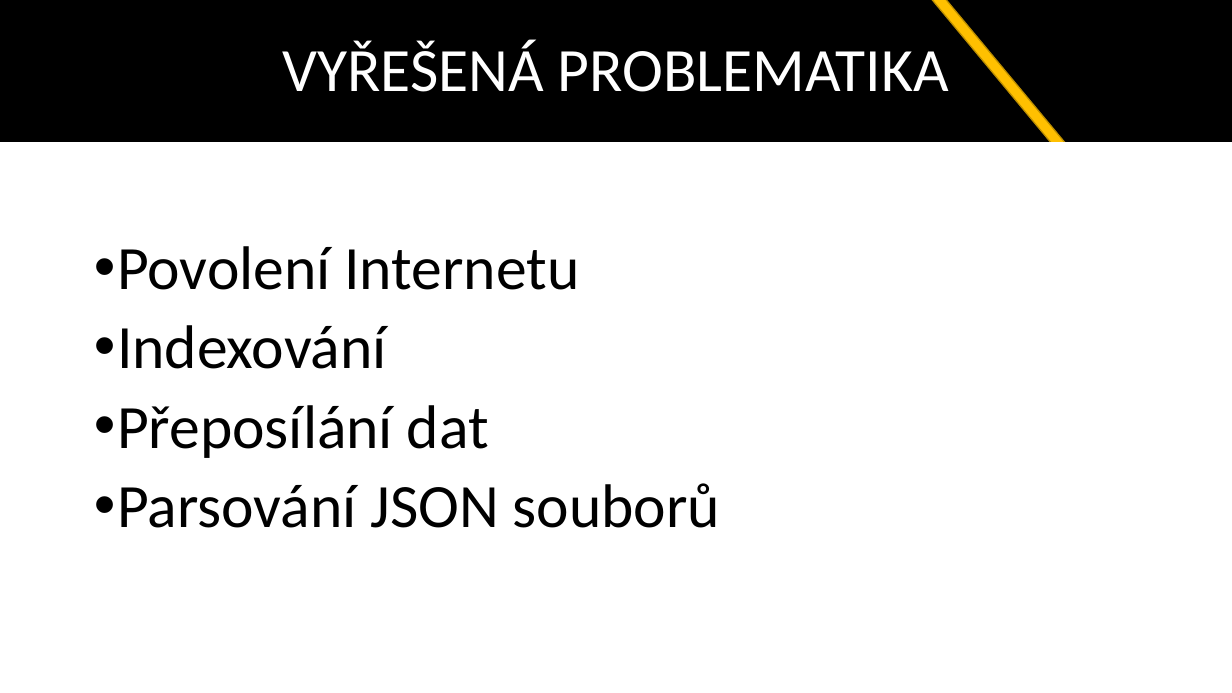
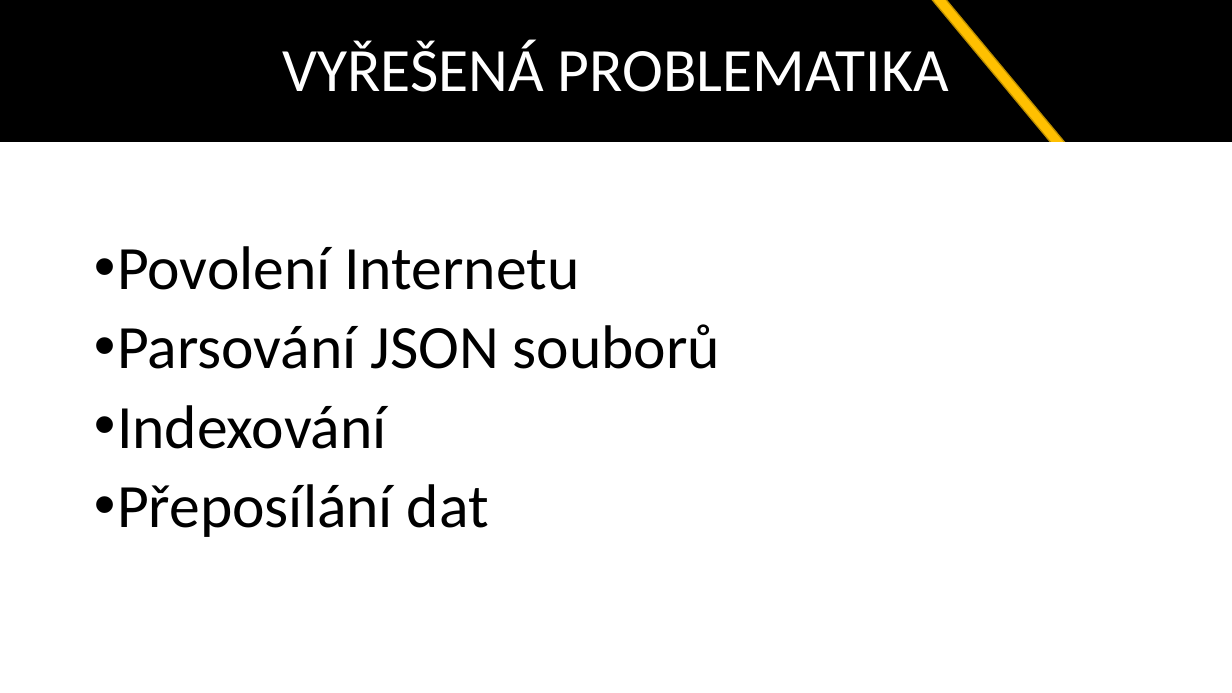
Before and after one commit to it1508/zaverecny, a slide deck: slide 4 of Warframe Codex.pptx. Drawn at 1232x693 pixels with LibreOffice and Linux fonts; fonts in the diff are those of the drawing. Boxes give left, top, right and bottom in pixels: in the first picture for what was removed or moved away, otherwise in the second. Text is boxed around its words. In the diff, an @@ line names an element or a change of style, - is before the commit and + after.

```diff
--- a/Warframe Codex.pptx
+++ b/Warframe Codex.pptx
@@ text at (117,324,720,369): paragraph added @@
+• Parsování JSON souborů
@@ text at (117,483,720,528): paragraph removed @@
-• Parsování JSON souborů
```
Also in this commit, not shown: 1 other slide changed, 1 other file.
